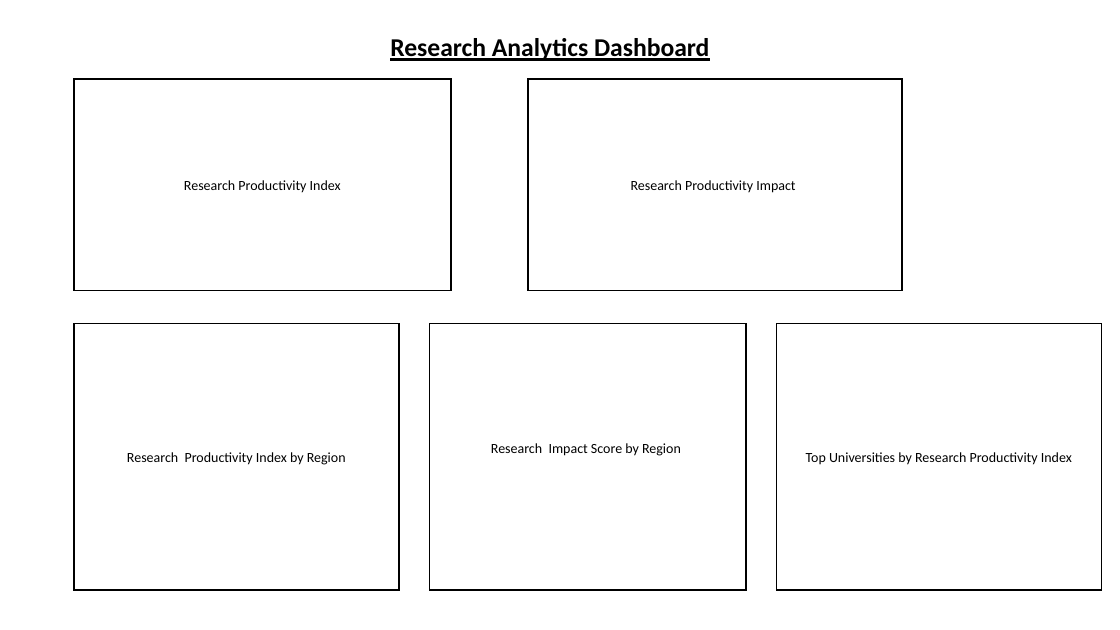
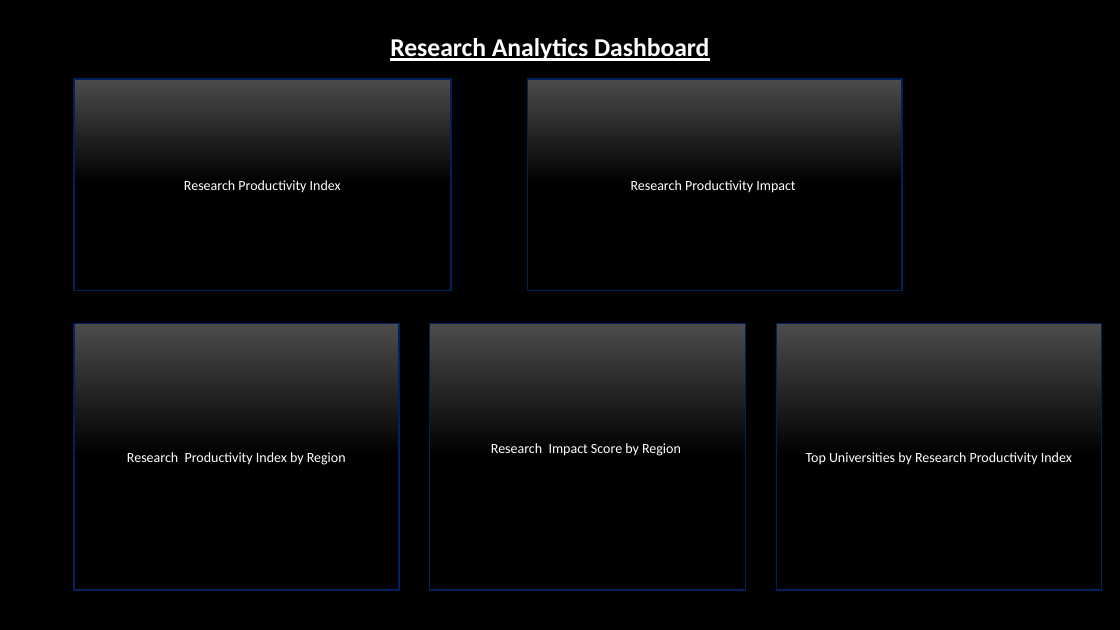
Before and after one commit to springboardmentor09876x-cmd/higher-education-dv, a slide deck: slide 2 of Higher_Education_Storyboard.pptx. Drawn at 1120x630 pixels with LibreOffice and Linux fonts; fonts in the diff are those of the drawing. Boxes give left, top, right and bottom in pixels: in the first picture for what was removed or moved away, otherwise in the second. Text is boxed around its words. In the diff, an @@ line names an element or a change of style, - is before the commit and + after.

```diff
--- a/Higher_Education_Storyboard.pptx
+++ b/Higher_Education_Storyboard.pptx
@@ background #FFFFFF to #000000 @@
@@ text "Research Analytics Dashboard" at [390,38,709,61]: text colour #000000 to #FFFFFF @@
@@ text colour #000000 to #FFFFFF; fill #FFFFFF to gradient #4B4B4B to #000000; outline #000000 1.5 pt to #002060 1 pt in 5 elements at [74,79,451,291], [528,79,902,291], [74,323,399,590], [429,323,746,590], [776,323,1102,590] @@
```
Also in this commit, not shown: 3 other slides changed.
